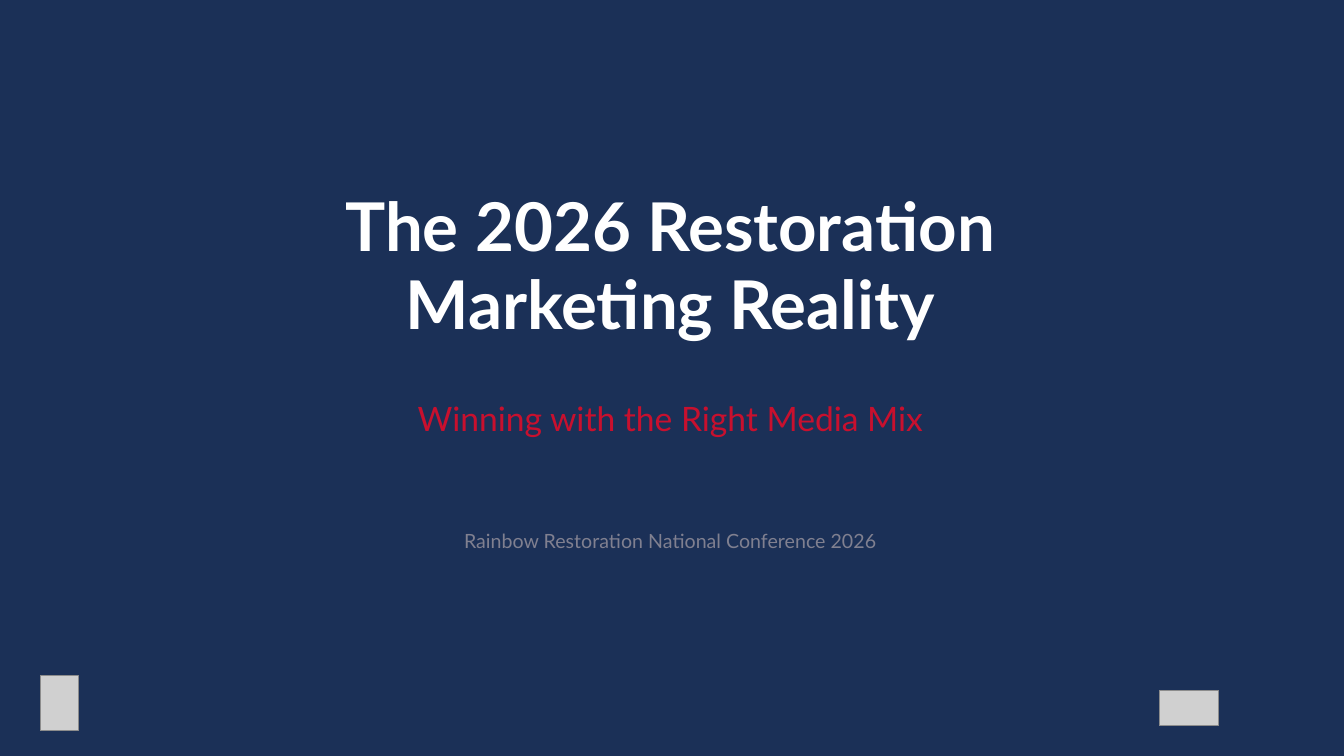
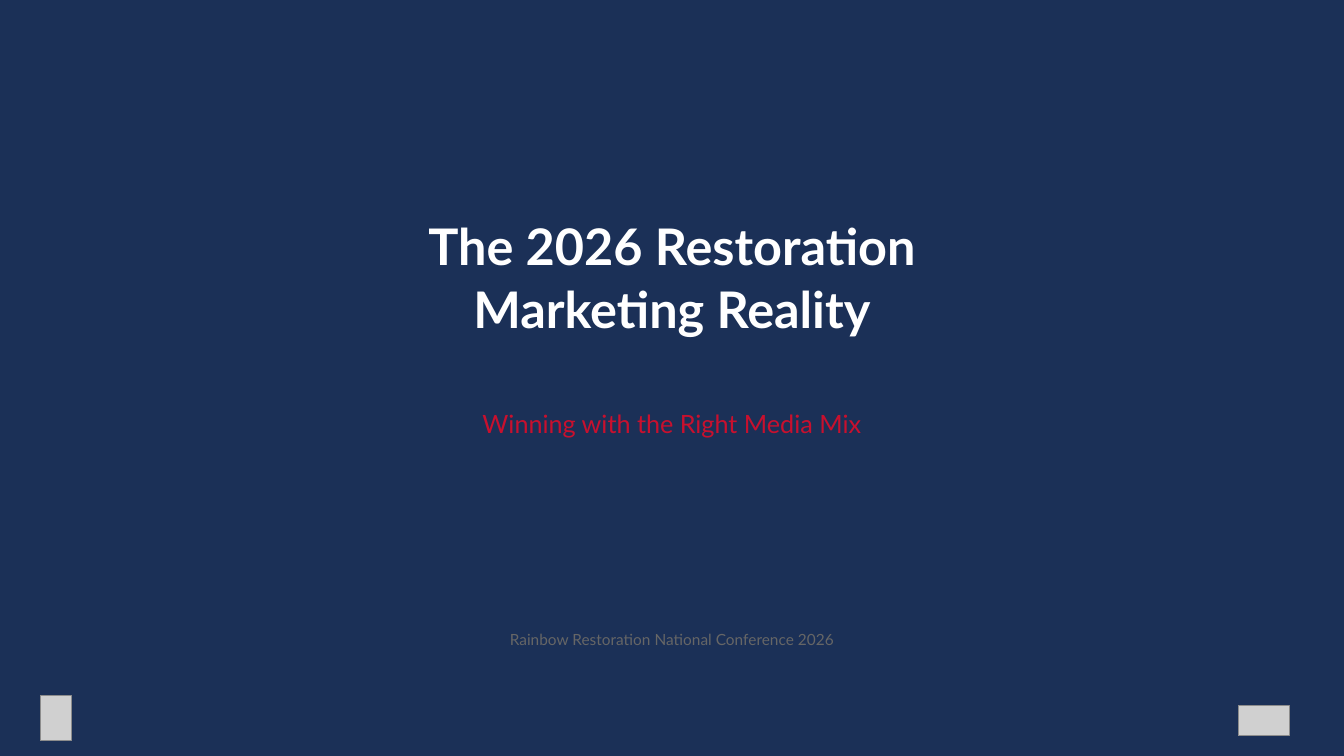
Before and after one commit to zach0589/rainbow-conference-2026, a slide deck: slide 1 of Rainbow_Conference_2026_Media_Mix.pptx. Drawn at 1344x756 pixels with LibreOffice and Linux fonts; fonts in the diff are those of the drawing; grey boxes stand for pictures. Boxes give left, top, right and bottom in pixels: in the first picture for what was removed or moved away, otherwise in the second. Text is boxed around its words. In the diff, an @@ line names an element or a change of style, - is before the commit and + after.

```diff
--- a/Rainbow_Conference_2026_Media_Mix.pptx
+++ b/Rainbow_Conference_2026_Media_Mix.pptx
@@ text "The 2026 Restoration" at [428,227,916,337]: vertical alignment top to middle @@
@@ text at [428,227,916,337]: text changed; size 48 to 36 pt @@
-The 2026 Restoration
-Marketing Reality
+The 2026 Restoration
+Marketing Reality
@@ text "Winning with the Right Media ...": place and size @@
-text "Winning with the Right Media ..." at [418,406,923,437]
+text "Winning with the Right Media ..." at [482,414,861,437]
@@ text "Winning with the Right Media ..." at [482,414,861,437]: size 24 to 18 pt @@
@@ text "Rainbow Restoration National Conference 2026": place and size @@
-text "Rainbow Restoration National Conference 2026" at [464,533,877,548]
+text "Rainbow Restoration National Conference 2026" at [510,634,834,645]
@@ text "Rainbow Restoration National Conference 2026" at [510,634,834,645]: size 14 to 11 pt, text colour #808090 to #666666 @@
@@ picture: place and size @@
-picture at [40,676,79,731]
+picture at [40,696,72,741]
@@ picture: place and size @@
-picture at [1159,691,1219,726]
+picture at [1238,706,1290,736]
```
Also in this commit, not shown: 14 other slides changed, 1 other file.
